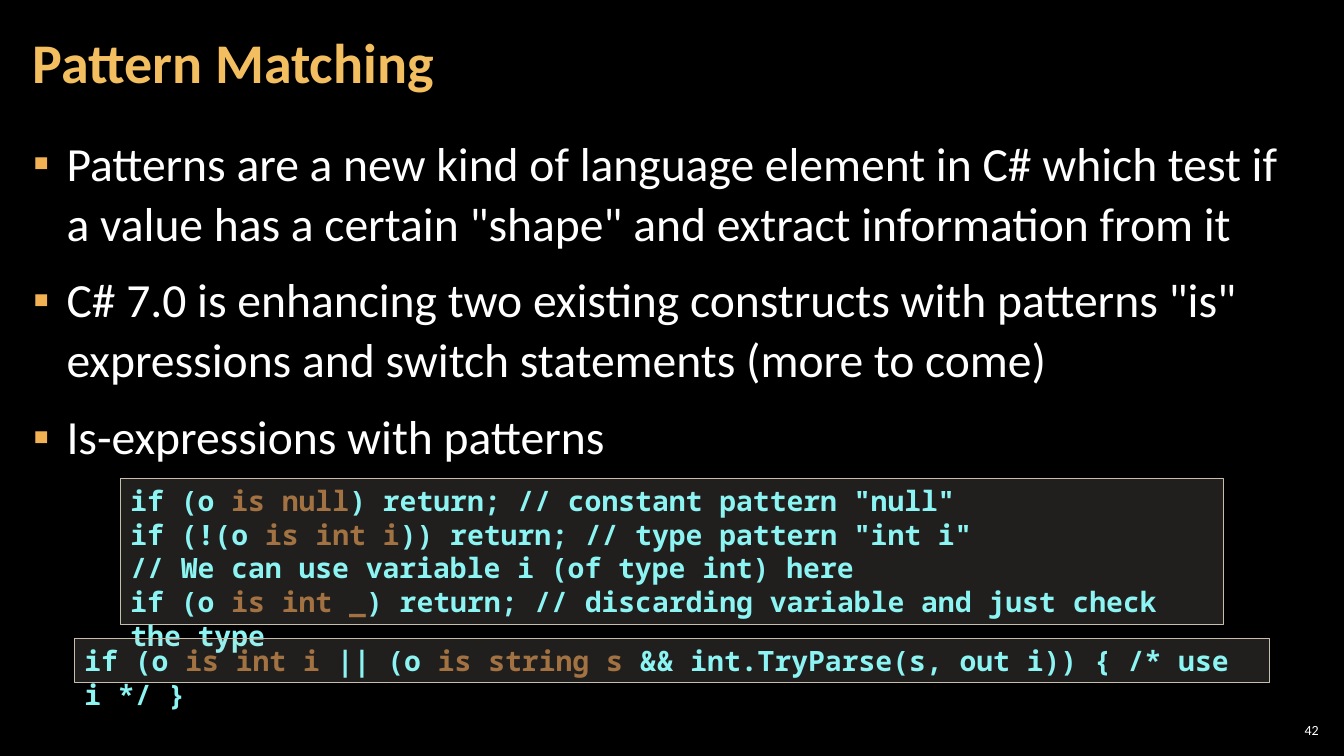
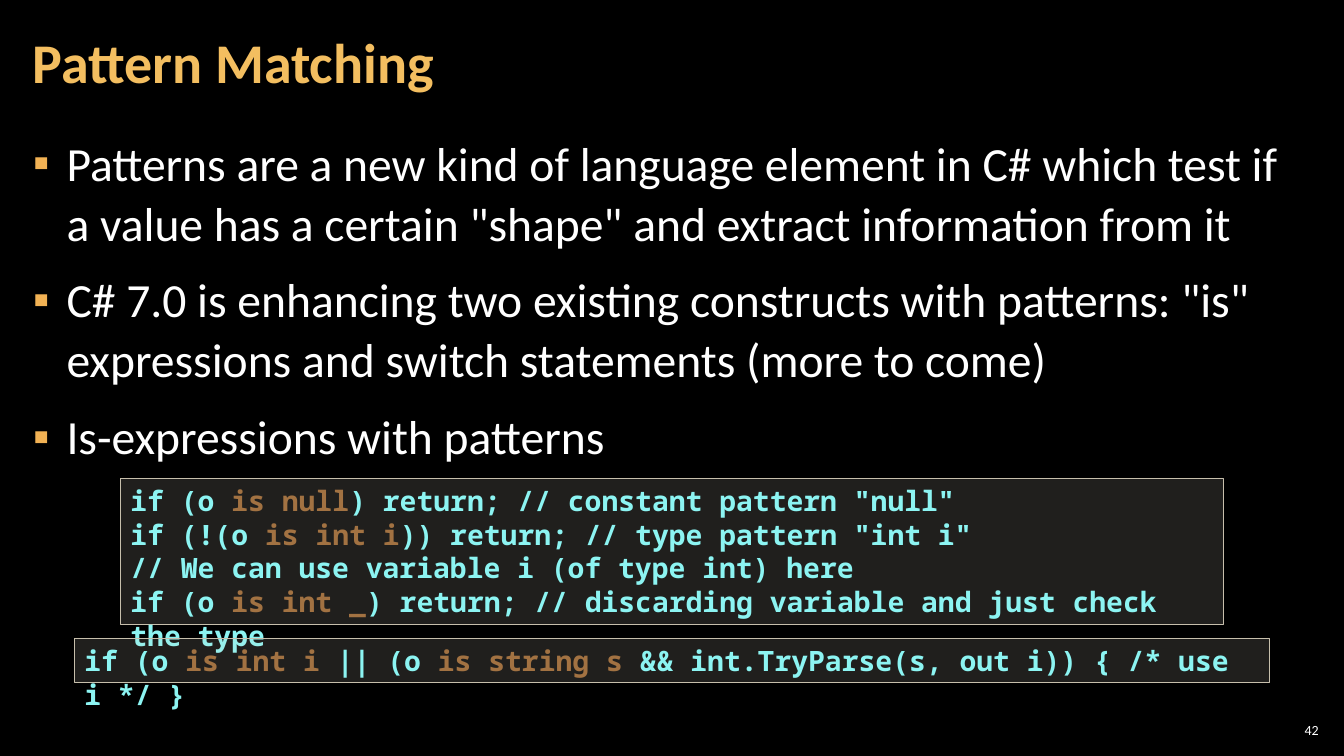
Before and after one commit to NikolayIT/CSharp-New-Features, a slide deck: slide 42 of docs/What is new in CSharp 6.0 and 7.0.pptx. Drawn at 1344x756 pixels with LibreOffice and Linux fonts; fonts in the diff are those of the drawing; background and template pictures are left out. Boxes give left, top, right and bottom in pixels: in the first picture for what was removed or moved away, otherwise in the second. Text is boxed around its words. In the diff, an @@ line names an element or a change of style, - is before the commit and + after.

```diff
--- a/docs/What is new in CSharp 6.0 and 7.0.pptx
+++ b/docs/What is new in CSharp 6.0 and 7.0.pptx
@@ text at (x1=67, y1=284, x2=1249, y2=385): text changed @@
-▪ C# 7.0 is enhancing two existing constructs with patterns "is" expressions and switch statements (more to come)
+▪ C# 7.0 is enhancing two existing constructs with patterns: "is" expressions and switch statements (more to come)
```
Also in this commit, not shown: 14 other slides changed.
